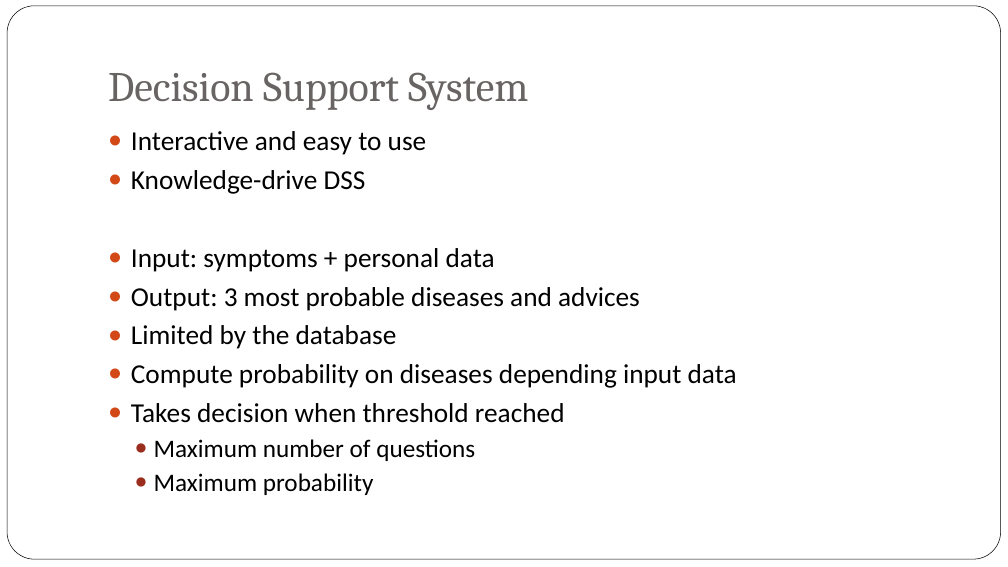
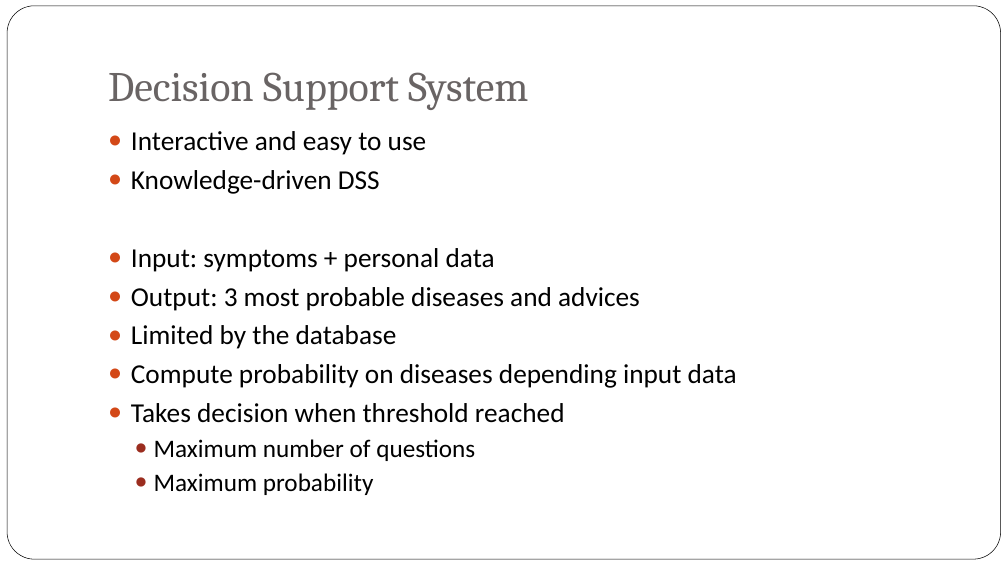
Before and after one commit to rsasov/DecisionSupportSystems, a slide deck: slide 5 of Health_Care_Bot.pptx. Drawn at 1008x567 pixels with LibreOffice and Linux fonts; fonts in the diff are those of the drawing; background and template pictures are left out. Boxes give left, top, right and bottom in pixels: in the first picture for what was removed or moved away, otherwise in the second. Text is boxed around its words. In the diff, an @@ line names an element or a change of style, - is before the commit and + after.

```diff
--- a/Health_Care_Bot.pptx
+++ b/Health_Care_Bot.pptx
@@ text at <box>131,170,380,194</box>: text changed @@
-● Knowledge-drive DSS
+● Knowledge-driven DSS
```
Also in this commit, not shown: 3 other slides changed, 1 slide removed, 12 other files.
